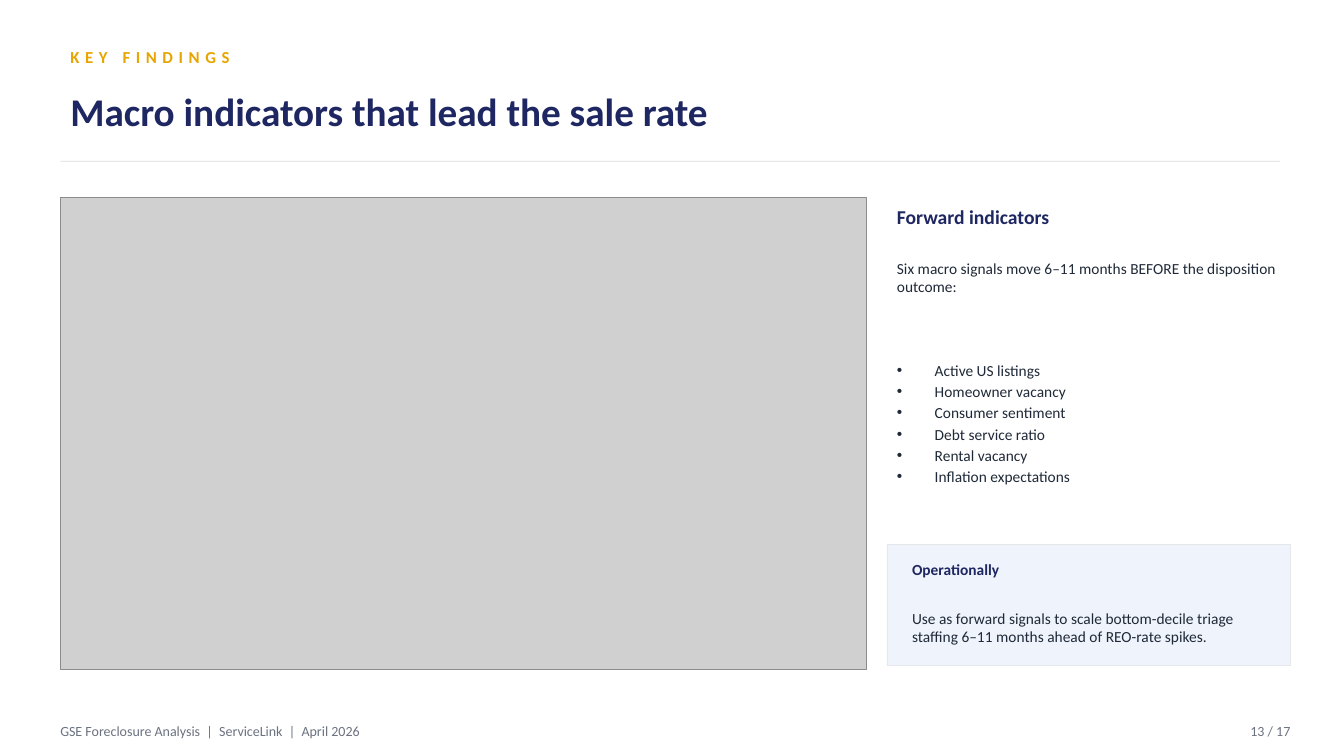
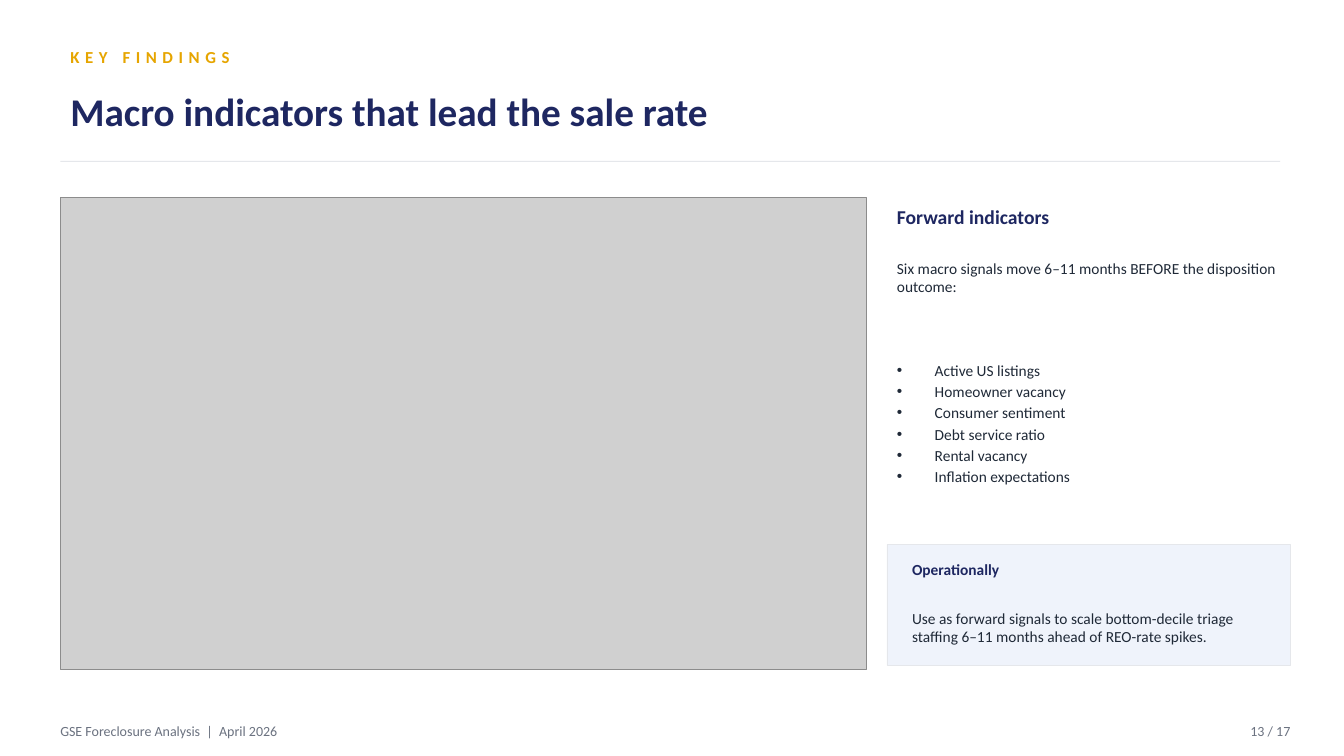
Before and after one commit to Ayush-Guraria/gse-foreclosure-disposition-analysis, a slide deck: slide 13 of deliverables/GSE_Foreclosure_Deck.pptx. Drawn at 1344x756 pixels with LibreOffice and Linux fonts; fonts in the diff are those of the drawing; grey boxes stand for pictures. Boxes give left, top, right and bottom in pixels: in the first picture for what was removed or moved away, otherwise in the second. Text is boxed around its words. In the diff, an @@ line names an element or a change of style, - is before the commit and + after.

Commit message:
Remove ServiceLink from all deliverables (whitepaper, deck, data dictionary, PDFs)

```diff
--- a/deliverables/GSE_Foreclosure_Deck.pptx
+++ b/deliverables/GSE_Foreclosure_Deck.pptx
@@ text at (60, 726, 277, 738): text changed @@
-GSE Foreclosure Analysis | ServiceLink | April 2026
+GSE Foreclosure Analysis | April 2026
```
Also in this commit, not shown: 15 other slides changed, 11 other files.
